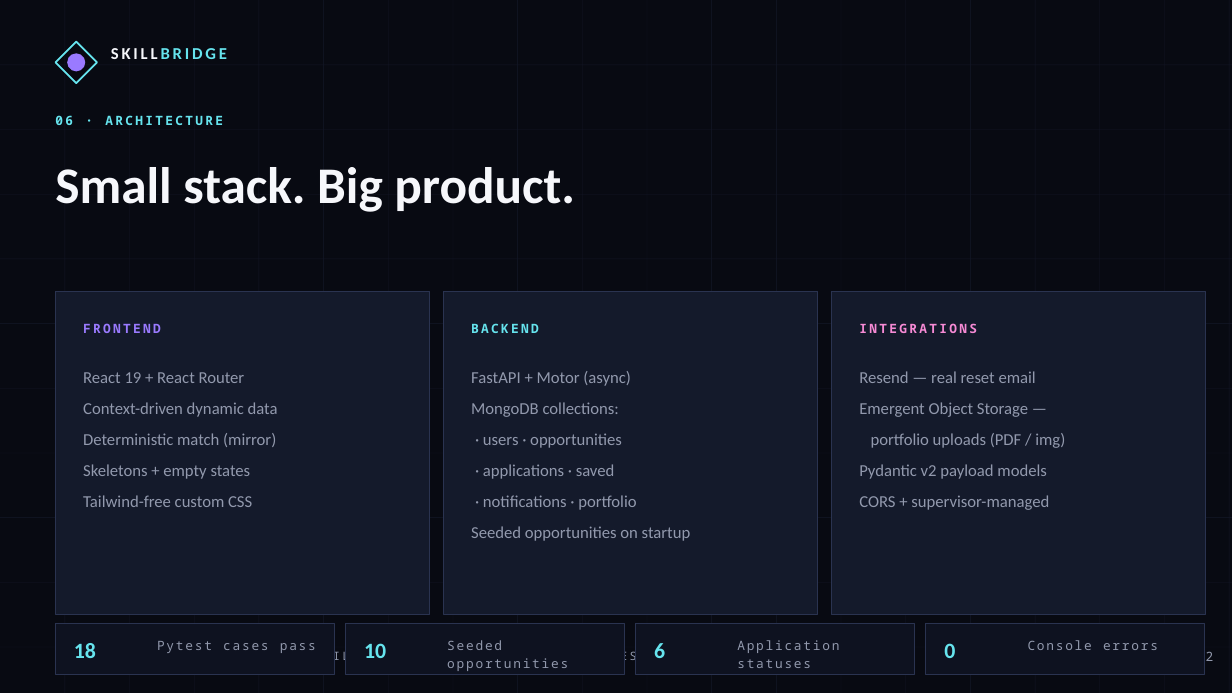
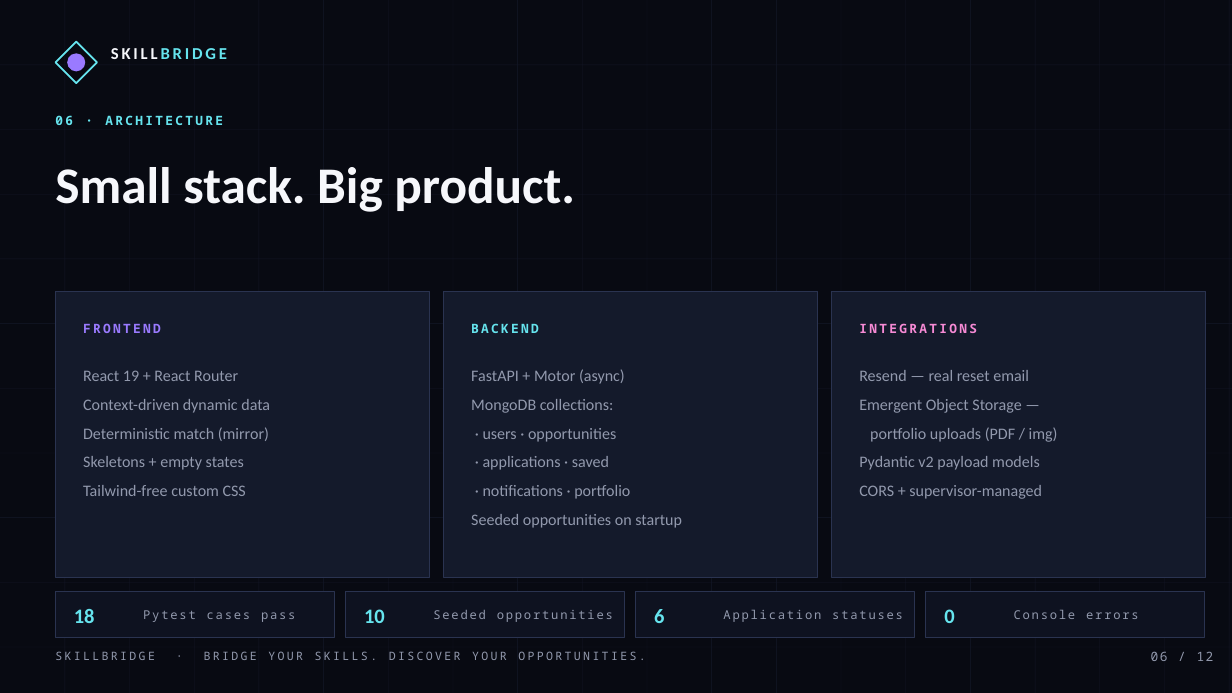
Before and after one commit to dhanasheelm/SKiLLBRiDGE-, a slide deck: slide 7 of SKILLBRIDGE_Hackathon_Deck.pptx. Drawn at 1232x693 pixels with LibreOffice and Linux fonts; fonts in the diff are those of the drawing. Boxes give left, top, right and bottom in pixels: in the first picture for what was removed or moved away, otherwise in the second. Text is boxed around its words. In the diff, an @@ line names an element or a change of style, - is before the commit and + after.

```diff
--- a/SKILLBRIDGE_Hackathon_Deck.pptx
+++ b/SKILLBRIDGE_Hackathon_Deck.pptx
@@ rectangle: place and size @@
-rectangle at box(55, 291, 430, 615)
+rectangle at box(55, 291, 430, 578)
@@ rectangle: place and size @@
-rectangle at box(444, 291, 818, 615)
+rectangle at box(444, 291, 818, 578)
@@ rectangle: place and size @@
-rectangle at box(832, 291, 1206, 615)
+rectangle at box(832, 291, 1206, 578)
@@ size 13 to 12.5 pt; line spacing 1.55 to 1.5 in 3 elements at box(83, 370, 270, 496), box(471, 369, 682, 528), box(859, 370, 1058, 499) @@
@@ rectangle: place and size @@
-rectangle at box(55, 624, 335, 675)
+rectangle at box(55, 592, 335, 638)
@@ rectangle: place and size @@
-rectangle at box(346, 624, 625, 675)
+rectangle at box(346, 592, 625, 638)
@@ rectangle: place and size @@
-rectangle at box(636, 624, 915, 675)
+rectangle at box(636, 592, 915, 638)
@@ rectangle: place and size @@
-rectangle at box(926, 624, 1205, 675)
+rectangle at box(926, 592, 1205, 638)
@@ text "18": place and size @@
-text "18" at box(74, 643, 96, 658)
+text "18" at box(74, 609, 95, 623)
@@ text "Pytest cases pass": place and size @@
-text "Pytest cases pass" at box(157, 641, 316, 653)
+text "Pytest cases pass" at box(143, 610, 296, 622)
@@ text "10": place and size @@
-text "10" at box(364, 643, 386, 658)
+text "10" at box(364, 609, 385, 623)
@@ text "Seeded opportunities": place and size @@
-text "Seeded opportunities" at box(447, 636, 616, 673)
+text "Seeded opportunities" at box(433, 610, 613, 622)
@@ text "6": place and size @@
-text "6" at box(654, 643, 665, 658)
+text "6" at box(654, 609, 664, 623)
@@ size 10 to 9.5 pt in 4 elements at box(143, 610, 296, 622), box(433, 610, 613, 622), box(1014, 610, 1139, 619), box(723, 610, 903, 622) @@
@@ text "Application statuses": place and size @@
-text "Application statuses" at box(737, 640, 839, 668)
+text "Application statuses" at box(723, 610, 903, 622)
@@ size 17 to 16 pt in 4 elements at box(74, 609, 95, 623), box(364, 609, 385, 623), box(654, 609, 664, 623), box(944, 609, 954, 623) @@
@@ text "0": place and size @@
-text "0" at box(944, 643, 955, 658)
+text "0" at box(944, 609, 954, 623)
@@ text "Console errors": place and size @@
-text "Console errors" at box(1028, 640, 1158, 650)
+text "Console errors" at box(1014, 610, 1139, 619)
```
Also in this commit, not shown: 1 other slide changed, 28 other files.
